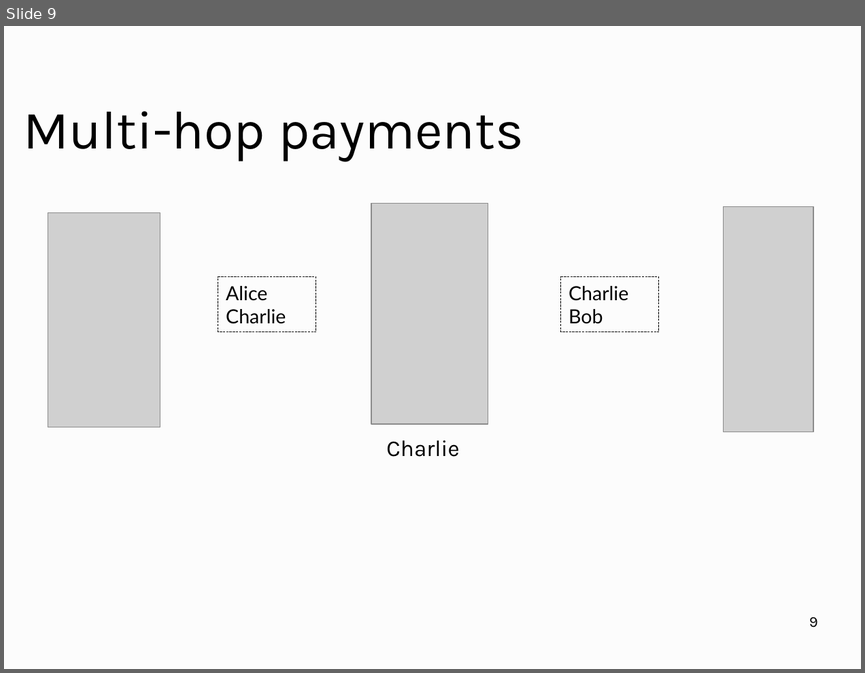
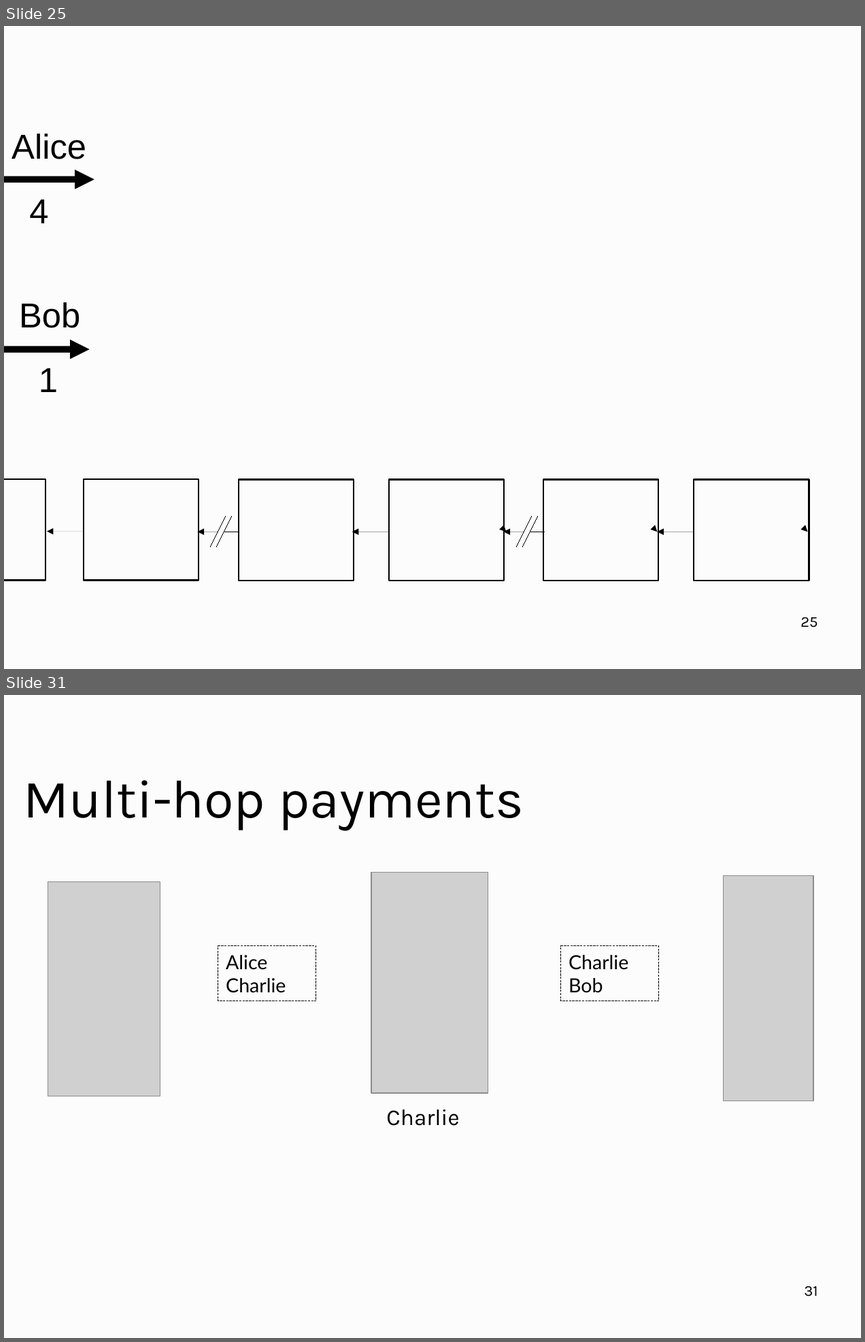
Before and after one commit to OrfeasLitos/PaymentChannels, a slide deck: ln-slides/slides.odp. Shown one above the other, each under a label of ours: slide 9 before the commit, slides 25 and 31 after it; the slides between them are not shown. The pictures are 865x673 and 865x1342 pixels, drawn with LibreOffice and Linux fonts; fonts in the diff are those of the drawing; grey boxes stand for pictures. Boxes give left, top, right and bottom in pixels: in the first picture for what was removed or moved away, otherwise in the second. Text is boxed around its words. In the diff, an @@ line names an element or a change of style, - is before the commit and + after.

```diff
--- a/ln-slides/slides.odp
+++ b/ln-slides/slides.odp
@@ slide 25 added at <box>4,26,861,669</box>, background #FCFCFC @@
@@ text added at <box>11,133,86,159</box>, 32 pt, text #000000 @@
+Alice
@@ arrow added from (4, 179) to (94, 179), #000000 6.01 pt @@
@@ text added at <box>29,199,48,223</box>, 32 pt, text #000000 @@
+4
@@ text added at <box>19,302,80,328</box>, 32 pt, text #000000 @@
+Bob
@@ arrow added from (4, 350) to (90, 350), #000000 6.01 pt @@
@@ text added at <box>39,368,58,392</box>, 32 pt, text #000000 @@
+1
@@ rectangle added at <box>4,480,45,580</box>, outline #000000 1.5 pt @@
@@ rectangle added at <box>84,480,198,580</box>, outline #000000 1.5 pt @@
@@ rectangle added at <box>239,480,354,580</box>, outline #000000 1.5 pt @@
@@ rectangle added at <box>389,480,504,580</box>, outline #000000 1.5 pt @@
@@ rectangle added at <box>544,480,659,580</box>, outline #000000 1.5 pt @@
@@ rectangle added at <box>694,480,808,580</box>, outline #000000 1.5 pt @@
@@ arrow added from (82, 531) to (47, 531), #000000 0 pt @@
@@ arrow added from (218, 531) to (198, 531), #000000 0 pt @@
@@ line added from (226, 516) to (210, 546), #000000 0 pt @@
@@ line added from (232, 516) to (216, 546), #000000 0 pt @@
@@ line added from (224, 531) to (238, 531), #000000 0 pt @@
@@ arrow added from (388, 531) to (352, 531), #000000 0 pt @@
@@ arrow added from (524, 531) to (504, 531), #000000 0 pt @@
@@ arrow added from (507, 531) to (507, 531), #000000 0 pt @@
@@ line added from (532, 516) to (516, 546), #000000 0 pt @@
@@ line added from (537, 516) to (523, 546), #000000 0 pt @@
@@ line added from (530, 531) to (545, 531), #000000 0 pt @@
@@ arrow added from (657, 531) to (657, 531), #000000 0 pt @@
@@ arrow added from (693, 531) to (657, 531), #000000 0 pt @@
@@ arrow added from (808, 531) to (808, 531), #000000 0 pt @@
@@ page number added at <box>800,617,817,627</box>, 14 pt, text #000000 @@
+25
@@ what was slide 9 is now slide 31 @@
@@ page number at <box>804,1285,817,1296</box>: text changed @@
-9
+31
```
Also in this commit, not shown: 2 slides changed, 27 other slides added, 5 slides removed, 1 other file.
